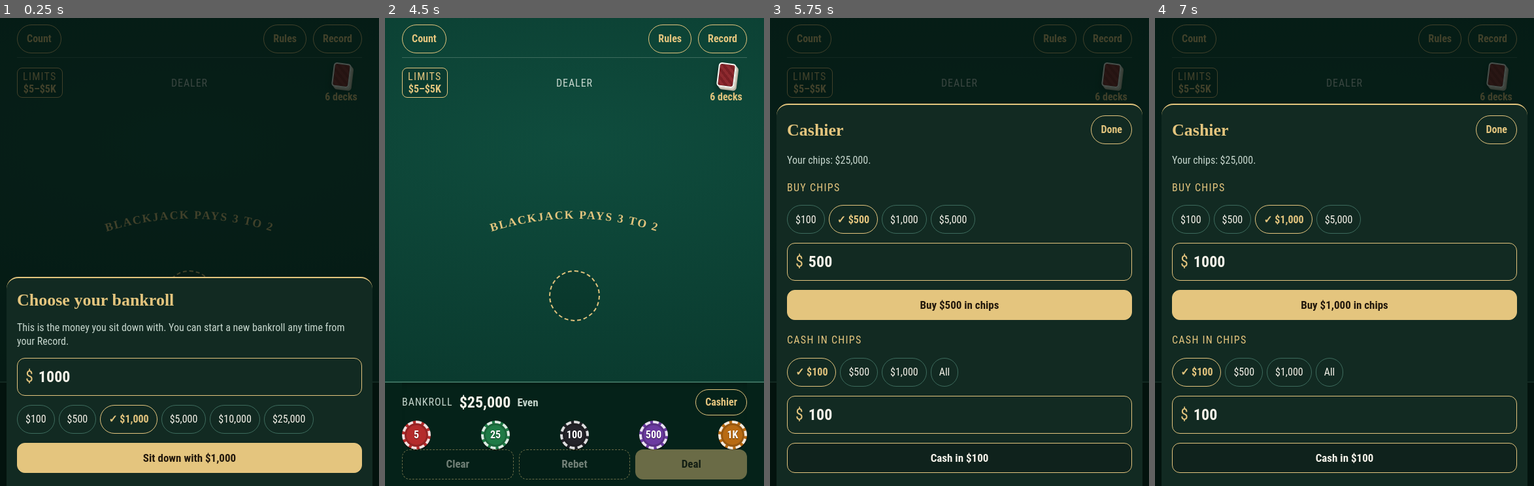
Above: before the commit, frames 1-4 (left to right).
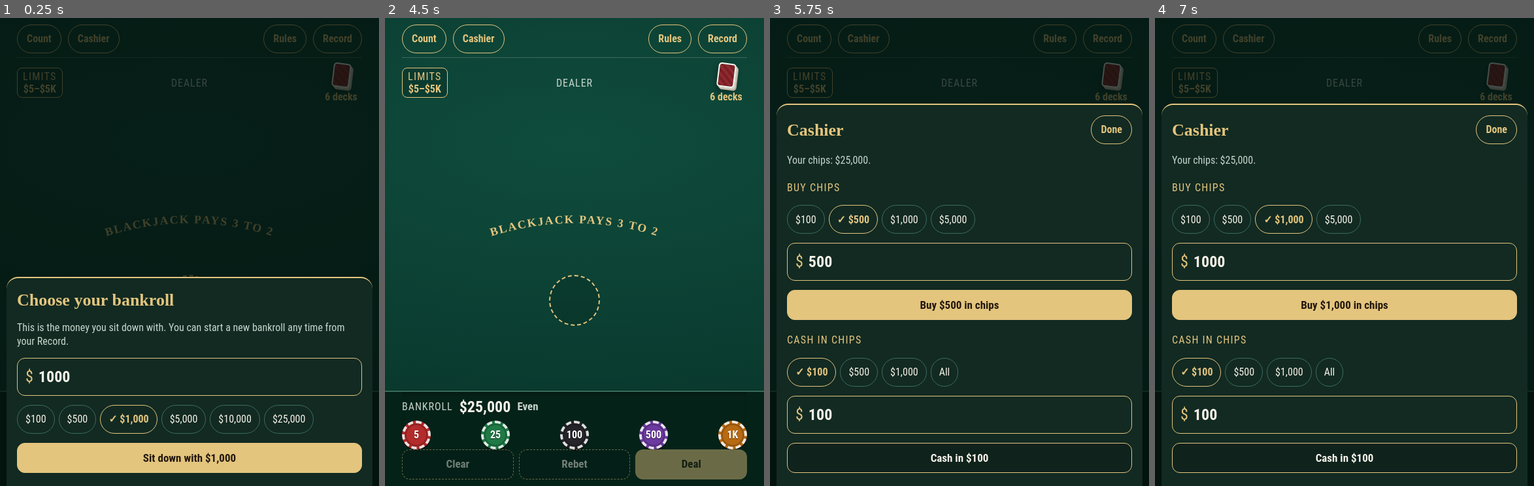
Above: after the commit, the same moments.

Repository: ahnnyc/Blackjack-
Game: browser game, page index.html
The game is run twice, just before and just after one commit, with the same random seed, the same clock (stepped at 60 frames per second) and the same inputs.
Inputs (mouse positions are in pixels of both pictures, inside the frame that each line leads up to; where the layout moved, square brackets give the same spot in the first picture):
- Up to frame 1 (0.25 s): no input
- Up to frame 2 (4.5 s): move the mouse to (574, 228) [574, 223] at 1.07 s; click (574, 336) at 1.27 s; move the mouse to (532, 223) [532, 219] at 1.67 s; click (574, 298) at 1.87 s; move the mouse to (616, 219) [616, 214] at 2.27 s; click "$5,000" at 2.47 s; move the mouse to (604, 233) [604, 228] at 2.87 s; click (574, 378) at 3.07 s; move the mouse to (521, 233) [521, 228] at 3.47 s; click "$25,000" at 3.67 s; move the mouse to (574, 219) [574, 214] at 4.07 s; click "Sit down with $25,000" at 4.27 s
- Up to frame 3 (5.75 s): click "Cashier" at 4.52 s; move the mouse to (1023, 228) [1023, 223] at 4.67 s; click (959, 186) at 4.87 s; move the mouse to (895, 223) [895, 219] at 5.27 s; click (959, 158) at 5.47 s
- Up to frame 4 (7 s): move the mouse to (1321, 237) [1321, 233] at 5.87 s; click "$100" at 6.07 s; move the mouse to (1367, 214) [1367, 209] at 6.47 s; click "$1,000" at 6.67 s

The runs differ from the first frame. In frame 1, 0.5% of the frame differs, in the area x 17-72%, y 1-56%; in frame 2, 3.4%, in the area x 0-100%, y 1-85%; in frame 3, 0.1%; in frame 4, 0.1%.

Commit message:
Cashier button moves to the top row with Count, Rules and Record
Co-Authored-By: Claude Opus 5.5 <noreply@anthropic.com>
Claude-Session: https://claude.ai/code/session_01Ni3H8S74X4EXKLd9nbNY4b

Diff:
--- a/index.html
+++ b/index.html
@@ -41,7 +41,7 @@
 button{font:inherit;color:inherit;cursor:pointer;touch-action:manipulation}
 button:focus-visible,input:focus-visible{outline:3px solid var(--gold);outline-offset:2px}
 #app{
-  height:100%; max-width:560px; margin:0 auto; display:grid; grid-template-rows:auto 1fr auto;
+  height:100%; max-width:560px; margin:0 auto; display:grid; grid-template-rows:auto 1fr auto; grid-template-columns:minmax(0,1fr);
   padding-left:max(16px, env(safe-area-inset-left, 0px)); padding-right:max(16px, env(safe-area-inset-right, 0px));
   padding-block:calc(env(safe-area-inset-top, 0px) + 44px) 6px;
 }
@@ -52,7 +52,8 @@
 #ctl::before{content:"";position:absolute;top:-2px;left:-100vmax;right:-100vmax;height:2px;background:#3a6e5d}
 #topgap{flex:1}
 #bank{display:flex;align-items:center;justify-content:flex-start;flex-wrap:wrap;gap:4px 10px}
-#openCashier{margin-left:auto;min-height:40px}
+@media (max-width:419px){ #top{gap:6px} #top .topbtn, #countBtn{padding:0 11px} }
+@media (max-width:359px){ #top{gap:4px} #top .topbtn, #countBtn{padding:0 8px;font-size:15px} }
 #plTag{font-size:17px;font-weight:700;white-space:nowrap;color:var(--muted)}
 #plTag.up{color:var(--good)} #plTag.down{color:var(--bad)}
 #bank .lbl{font-size:16px;color:var(--muted);letter-spacing:.06em;text-transform:uppercase}
@@ -234,6 +235,7 @@
 <div id="app">
   <header id="top">
     <button id="countBtn" type="button" aria-expanded="false" aria-controls="countBox">Count</button>
+    <button class="topbtn" id="openCashier" type="button">Cashier</button>
     <div id="topgap"></div>
     <button class="topbtn" id="openRules" type="button">Rules</button>
     <button class="topbtn" id="openRecord" type="button">Record</button>
@@ -268,7 +270,7 @@
   </main>
 
   <footer id="ctl">
-    <div id="bank"><span class="lbl">Bankroll</span><span class="amt num" id="bankAmt">$1,000</span><span class="pl num" id="plTag"></span><button class="topbtn" id="openCashier" type="button">Cashier</button></div>
+    <div id="bank"><span class="lbl">Bankroll</span><span class="amt num" id="bankAmt">$1,000</span><span class="pl num" id="plTag"></span></div>
     <div id="countBox" hidden><span>Running count <b class="num" id="rcV">0</b></span><span>True count <b class="num" id="tcV">0</b></span><span class="num" id="decksV"></span></div>
     <div id="msg" role="status" aria-live="polite"></div>
     <div id="actions"></div>
--- a/sw.js
+++ b/sw.js
@@ -2,7 +2,7 @@
 // The game page itself is fetched fresh whenever the phone is online, so an update shows
 // on the very next open; the saved copy is used only when offline or the network is slow.
 // Change VERSION whenever index.html changes.
-const VERSION = 'bj-2026-11-25.5';
+const VERSION = 'bj-2026-11-25.6';
 const CORE = ['./', 'index.html', 'manifest.webmanifest', 'icon-180.png', 'icon-192.png', 'icon-512.png'];
 const PAGE_WAIT_MS = 3000;   // how long to wait for the network before using the saved copy
 
--- a/tools/game.html
+++ b/tools/game.html
@@ -26,7 +26,7 @@
 button{font:inherit;color:inherit;cursor:pointer;touch-action:manipulation}
 button:focus-visible,input:focus-visible{outline:3px solid var(--gold);outline-offset:2px}
 #app{
-  height:100%; max-width:560px; margin:0 auto; display:grid; grid-template-rows:auto 1fr auto;
+  height:100%; max-width:560px; margin:0 auto; display:grid; grid-template-rows:auto 1fr auto; grid-template-columns:minmax(0,1fr);
   padding-left:max(16px, env(safe-area-inset-left, 0px)); padding-right:max(16px, env(safe-area-inset-right, 0px));
   padding-block:8px 6px;
 }
@@ -37,7 +37,8 @@
 #ctl::before{content:"";position:absolute;top:-2px;left:-100vmax;right:-100vmax;height:2px;background:#3a6e5d}
 #topgap{flex:1}
 #bank{display:flex;align-items:center;justify-content:flex-start;flex-wrap:wrap;gap:4px 10px}
-#openCashier{margin-left:auto;min-height:40px}
+@media (max-width:419px){ #top{gap:6px} #top .topbtn, #countBtn{padding:0 11px} }
+@media (max-width:359px){ #top{gap:4px} #top .topbtn, #countBtn{padding:0 8px;font-size:15px} }
 #plTag{font-size:17px;font-weight:700;white-space:nowrap;color:var(--muted)}
 #plTag.up{color:var(--good)} #plTag.down{color:var(--bad)}
 #bank .lbl{font-size:16px;color:var(--muted);letter-spacing:.06em;text-transform:uppercase}
@@ -218,6 +219,7 @@
 <div id="app">
   <header id="top">
     <button id="countBtn" type="button" aria-expanded="false" aria-controls="countBox">Count</button>
+    <button class="topbtn" id="openCashier" type="button">Cashier</button>
     <div id="topgap"></div>
     <button class="topbtn" id="openRules" type="button">Rules</button>
     <button class="topbtn" id="openRecord" type="button">Record</button>
@@ -252,7 +254,7 @@
   </main>
 
   <footer id="ctl">
-    <div id="bank"><span class="lbl">Bankroll</span><span class="amt num" id="bankAmt">$1,000</span><span class="pl num" id="plTag"></span><button class="topbtn" id="openCashier" type="button">Cashier</button></div>
+    <div id="bank"><span class="lbl">Bankroll</span><span class="amt num" id="bankAmt">$1,000</span><span class="pl num" id="plTag"></span></div>
     <div id="countBox" hidden><span>Running count <b class="num" id="rcV">0</b></span><span>True count <b class="num" id="tcV">0</b></span><span class="num" id="decksV"></span></div>
     <div id="msg" role="status" aria-live="polite"></div>
     <div id="actions"></div>
--- /dev/null
+++ b/tools/toprow-test.js
@@ -0,0 +1,22 @@
+// The top row (Count, Cashier, Rules, Record) must fit on one line, without overlap, at every phone width.
+const { chromium } = require('playwright'); const fs = require('fs');
+const src = process.argv[2], out = process.argv[3];
+(async () => {
+  const b = await chromium.launch(); const res = {};
+  for (const [w, h, top, bot] of [[390, 797, 47, 34], [375, 667, 20, 0], [320, 568, 20, 0], [430, 932, 59, 34]]) {
+    fs.writeFileSync(out + '.html', fs.readFileSync(src, 'utf8').replace(/env\(safe-area-inset-top, 0px\)/g, top + 'px').replace(/env\(safe-area-inset-bottom, 0px\)/g, bot + 'px').replace("navigator.serviceWorker.register('sw.js')", 'Promise.resolve()'));
+    const ctx = await b.newContext({ viewport: { width: w, height: h }, deviceScaleFactor: 2, isMobile: true, hasTouch: true, reducedMotion: 'reduce' });
+    await ctx.route(/fonts\.(googleapis|gstatic)/, r => r.abort());
+    const p = await ctx.newPage(); const errs = []; p.on('pageerror', e => errs.push(e.message));
+    await p.goto('file://' + out + '.html'); await p.fill('#bankInput', '500'); await p.click('#bankStart');
+    await p.click('.chip.c25'); await p.waitForTimeout(300); await p.click('#actions button:has-text("Deal")'); await p.waitForTimeout(3500);
+    const m = await p.evaluate(() => {
+      const bs = ['#countBtn', '#openCashier', '#openRules', '#openRecord'].map(s => document.querySelector(s).getBoundingClientRect());
+      const overlap = bs.some((a, i) => bs.slice(i + 1).some(c => a.right > c.left + 0.5 && c.right > a.left + 0.5));
+      const R = bs.map(r => [Math.round(r.left), Math.round(r.right)]); return { R, oneLine: new Set(bs.map(r => Math.round(r.top))).size === 1, overlap, inside: bs.every(r => r.left >= 8 && r.right <= innerWidth - 8), labelsWrap: bs.some(r => r.height > 50), pageWider: document.documentElement.scrollWidth > innerWidth };
+    });
+    res[w + 'x' + h] = { ...m, errors: errs };
+    await p.screenshot({ path: `${out}-${w}.png` }); await ctx.close();
+  }
+  console.log(JSON.stringify(res)); await b.close();
+})();
